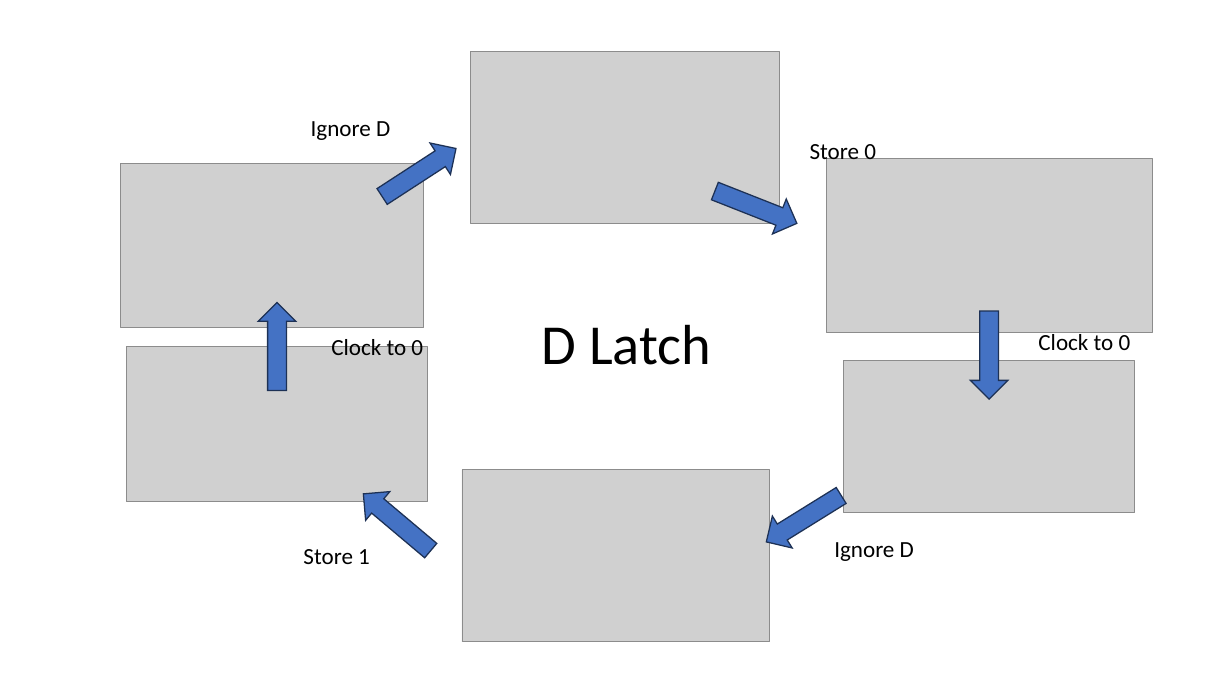
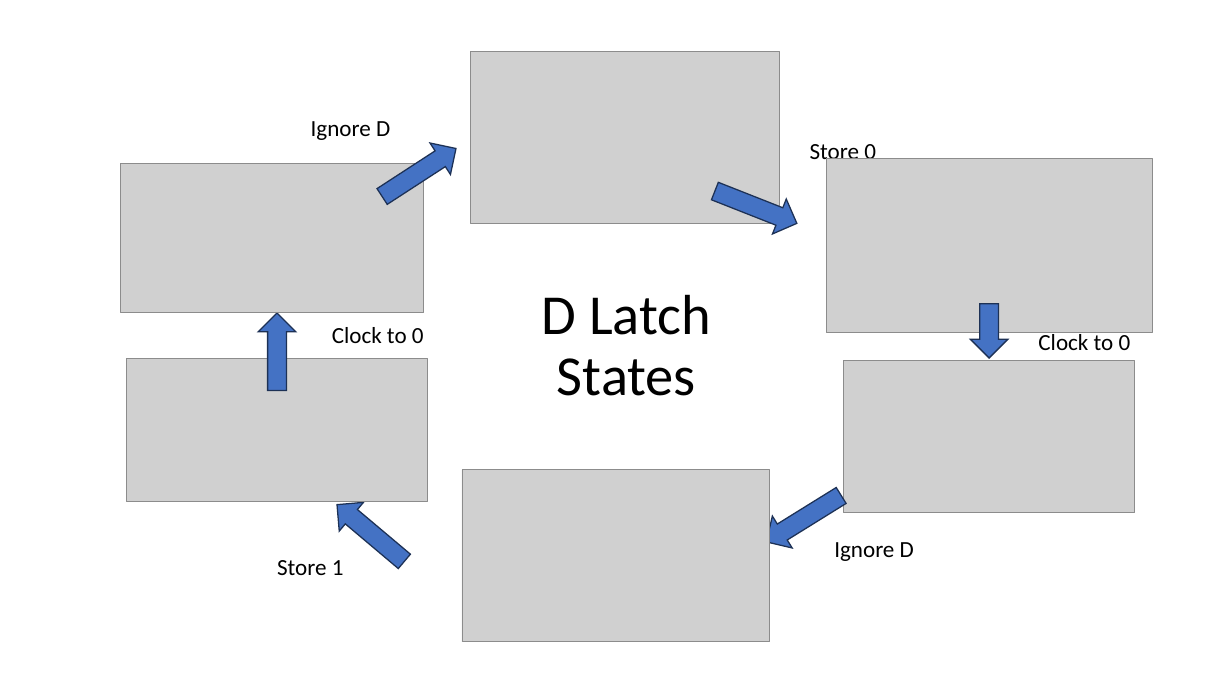
Before and after one commit to csev/ca4e, a slide deck: slide 30 of lectures/04-DigitalLogic.pptx. Drawn at 1232x693 pixels with LibreOffice and Linux fonts; fonts in the diff are those of the drawing; grey boxes stand for pictures. Boxes give left, top, right and bottom in pixels: in the first picture for what was removed or moved away, otherwise in the second. Text is boxed around its words. In the diff, an @@ line names an element or a change of style, - is before the commit and + after.

```diff
--- a/lectures/04-DigitalLogic.pptx
+++ b/lectures/04-DigitalLogic.pptx
@@ picture: place and size @@
-picture at [121,164,424,328]
+picture at [121,164,424,313]
@@ title at [542,294,711,396]: text changed @@
-D Latch
+D Latch
+States
@@ right arrow: place and size @@
-right arrow at [258,303,296,391]
+right arrow at [258,313,296,390]
@@ text "Clock to 0": place and size @@
-text "Clock to 0" at [331,336,423,355]
+text "Clock to 0" at [332,327,424,343]
@@ right arrow: place and size @@
-right arrow at [970,311,1008,399]
+right arrow at [970,304,1008,359]
@@ picture: place and size @@
-picture at [127,347,428,502]
+picture at [127,358,428,502]
@@ right arrow: place and size @@
-right arrow at [351,480,443,565]
+right arrow at [325,491,417,577]
@@ text "Store 1": place and size @@
-text "Store 1" at [303,549,370,564]
+text "Store 1" at [277,560,344,575]
```
Also in this commit, not shown: 10 other slides changed, 2 other files.
